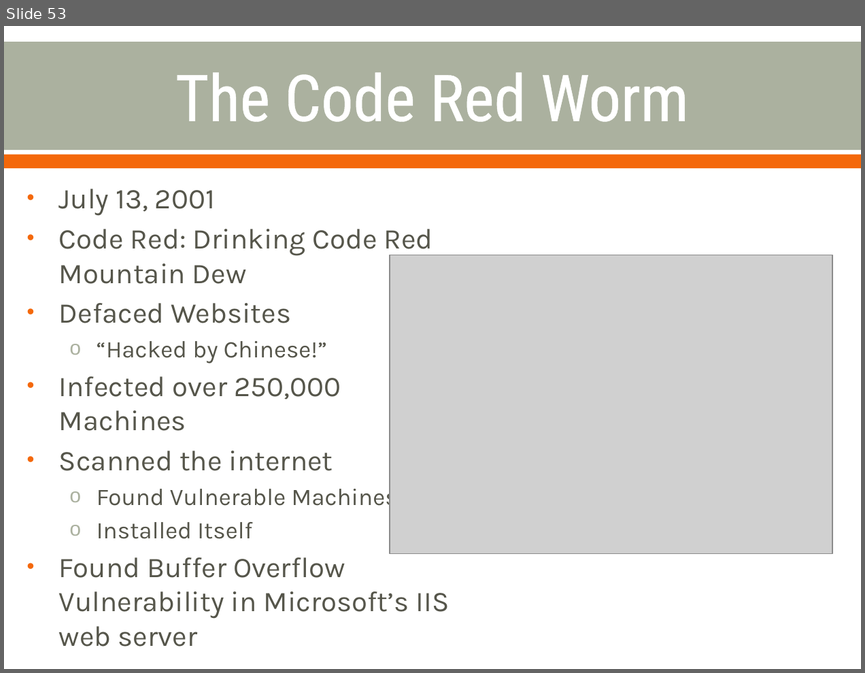
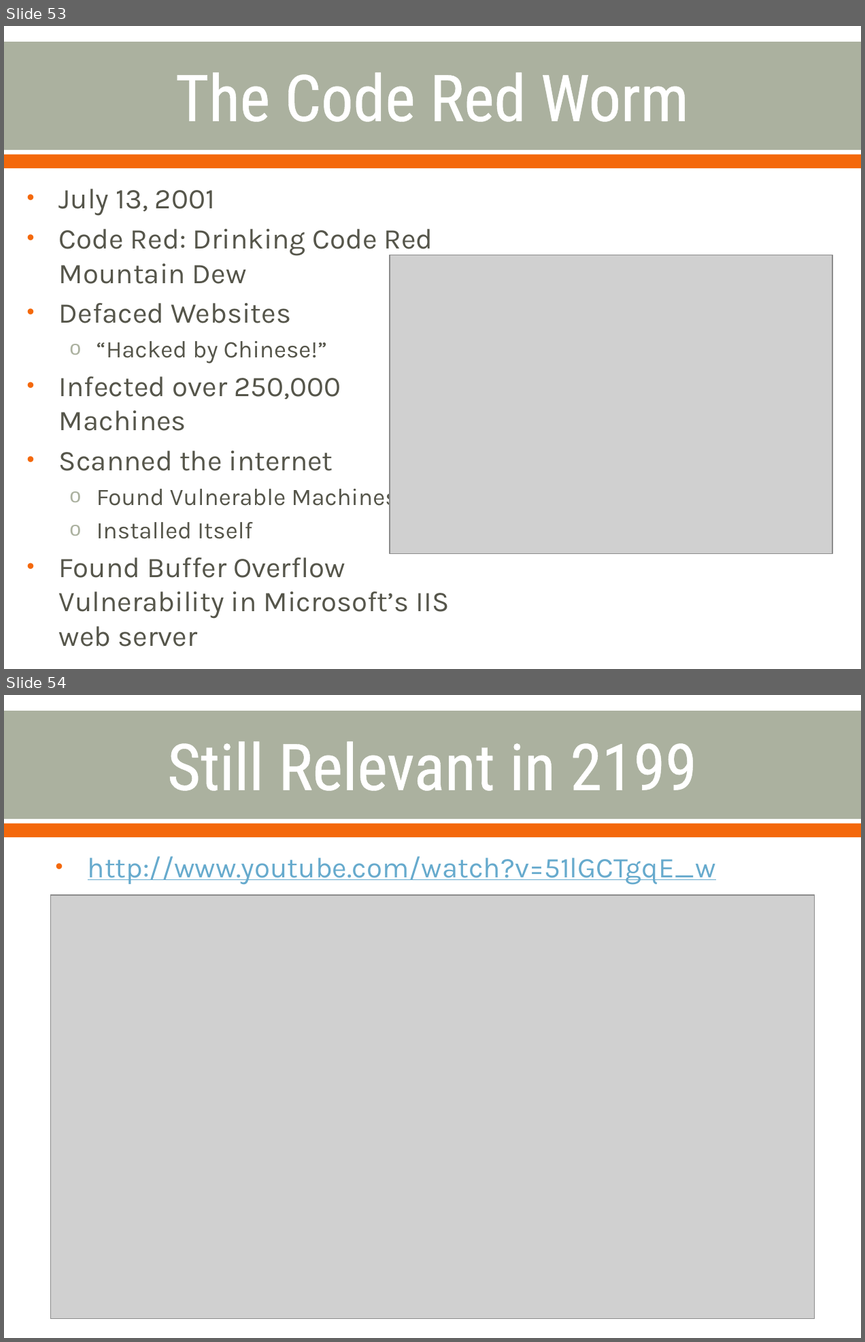
Before and after one commit to cornwe19/cse825, a slide deck: Buffer Overflow Attacks.pptx. Shown one above the other, each under a label of ours: slide 53 before the commit, slides 53 and 54 after it. The pictures are 865x673 and 865x1342 pixels, drawn with LibreOffice and Linux fonts; fonts in the diff are those of the drawing; grey boxes stand for pictures. Boxes give left, top, right and bottom in pixels: in the first picture for what was removed or moved away, otherwise in the second. Text is boxed around its words. In the diff, an @@ line names an element or a change of style, - is before the commit and + after.

Commit message:
adding a slide for the matrix

```diff
--- a/Buffer Overflow Attacks.pptx
+++ b/Buffer Overflow Attacks.pptx
@@ slide 54 added at [4,695,861,1338], background #FFFFFF; not listed: 2 template elements that a slide beside it also shows @@
@@ title added at [167,741,696,791], 54 pt, text #FFFFFF @@
+Still Relevant in 2199
@@ text added at [88,856,716,885], 24 pt, text #66AACD, underline @@
+• http://www.youtube.com/watch?v=51lGCTgqE_w
@@ picture added at [50,895,815,1318] @@
```
